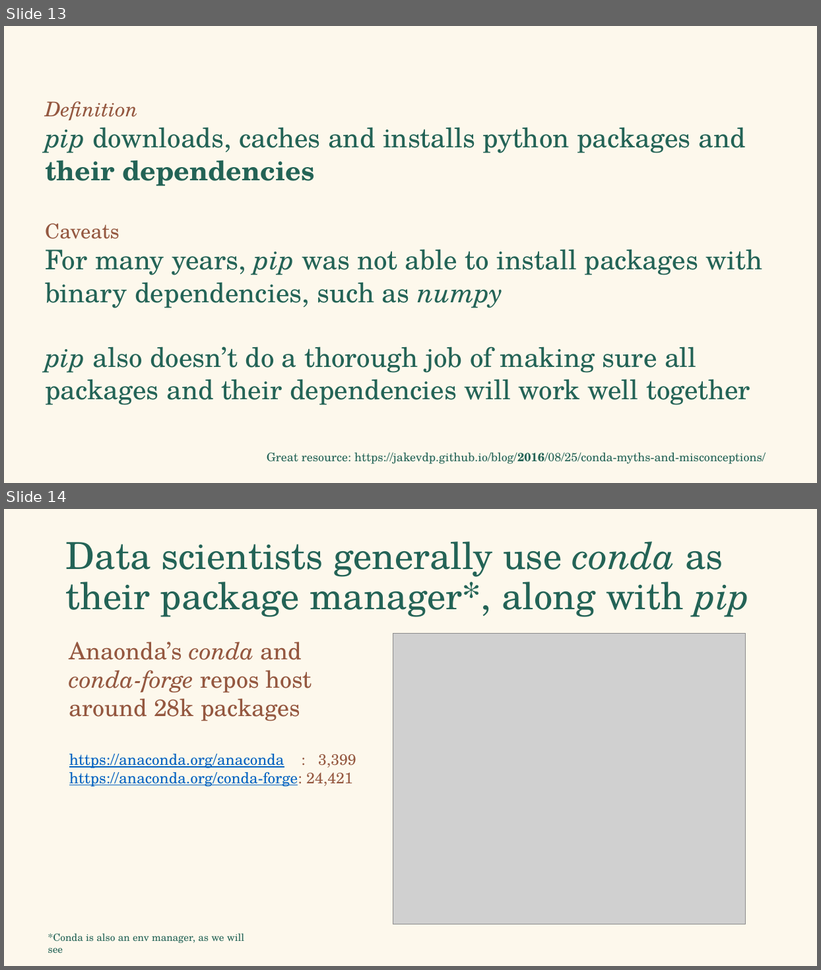
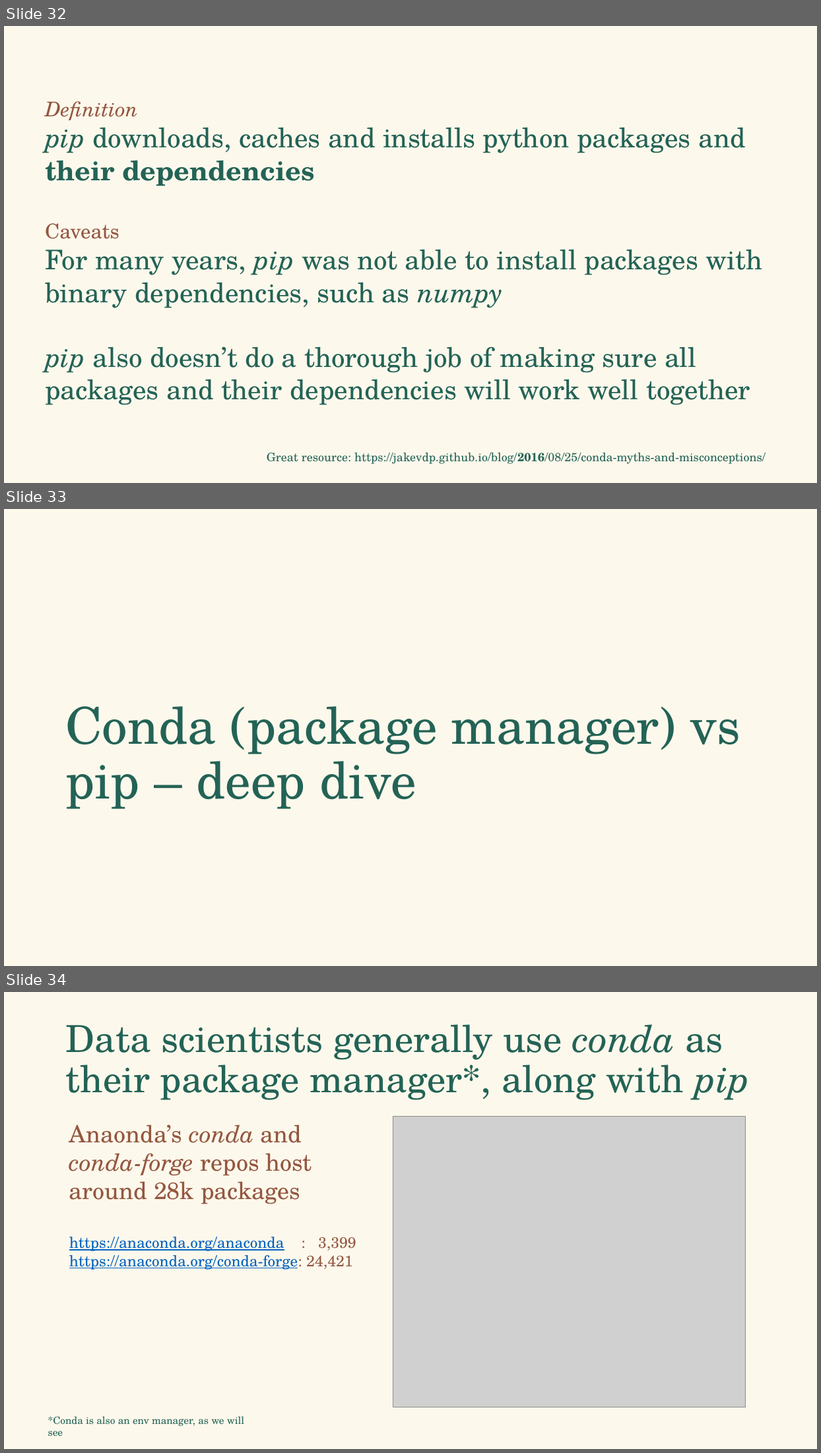
Before and after one commit to falconair/lectures, a slide deck: lectures/080_env_pkg_management/Python environment and package management.pptx. Shown one above the other, each under a label of ours: slides 13 and 14 before the commit, slides 32, 33 and 34 after it. The pictures are 821x970 and 821x1453 pixels, drawn with LibreOffice and Linux fonts; fonts in the diff are those of the drawing; grey boxes stand for pictures. Boxes give left, top, right and bottom in pixels: in the first picture for what was removed or moved away, otherwise in the second. Text is boxed around its words. In the diff, an @@ line names an element or a change of style, - is before the commit and + after.

```diff
--- a/lectures/080_env_pkg_management/Python environment and package management.pptx
+++ b/lectures/080_env_pkg_management/Python environment and package management.pptx
@@ slide 33 added at <box>4,509,817,966</box>, background #FDF8EC @@
@@ title added at <box>65,706,741,809</box>, 60 pt, text #236356 @@
+Conda (package manager) vs pip – deep dive
@@ what was slide 13 is now slide 32 @@
@@ what was slide 14 is now slide 34 @@
```
Also in this commit, not shown: 5 slides changed, 2 other slides added.
